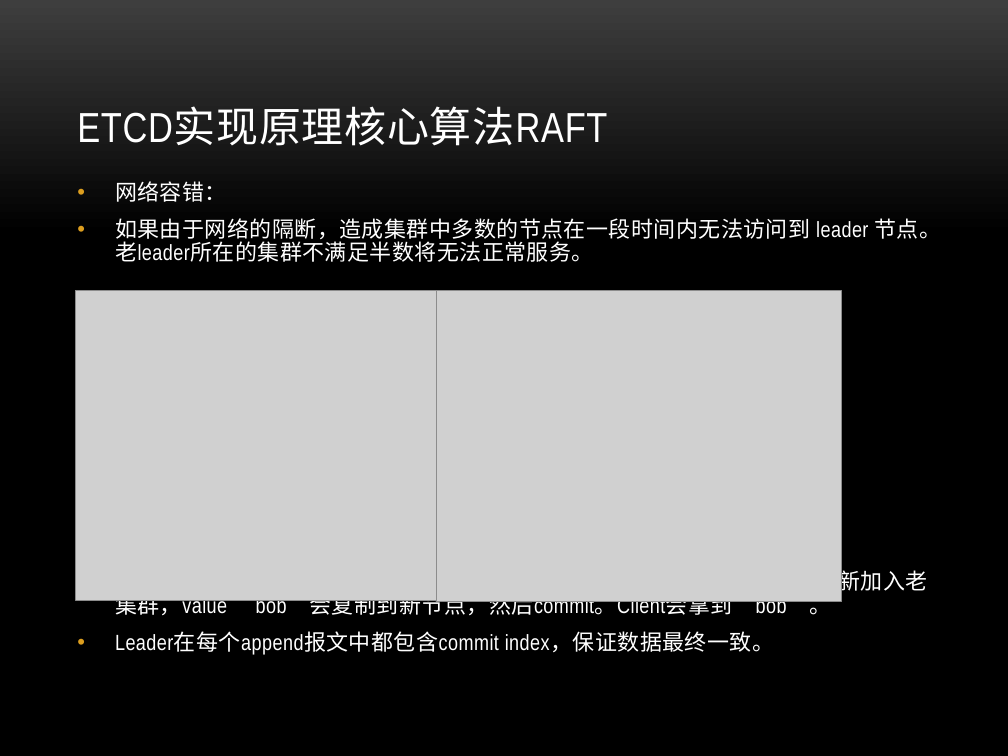
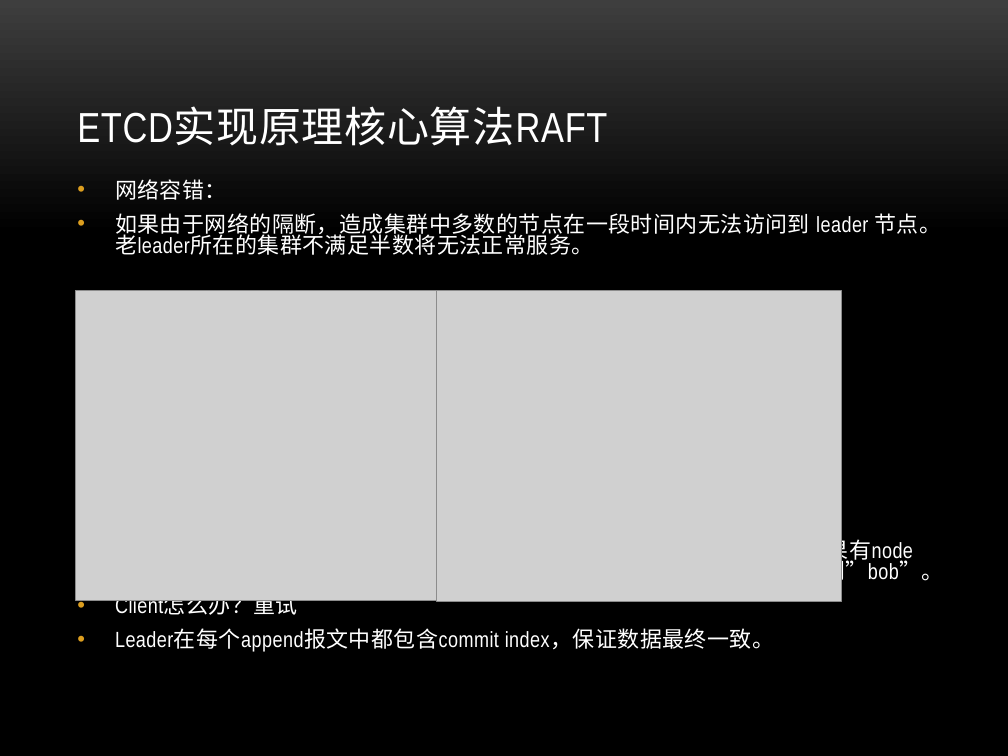
Before and after one commit to danielzheng/docs, a slide deck: slide 20 of etcd_slides/Etcd.pptx. Drawn at 1008x756 pixels with LibreOffice and Linux fonts; fonts in the diff are those of the drawing; grey boxes stand for pictures; background and template pictures are left out. Boxes give left, top, right and bottom in pixels: in the first picture for what was removed or moved away, otherwise in the second. Text is boxed around its words. In the diff, an @@ line names an element or a change of style, - is before the commit and + after.

```diff
--- a/etcd_slides/Etcd.pptx
+++ b/etcd_slides/Etcd.pptx
@@ text at [115,179,941,652]: line spacing 0.9 to 0.8 @@
@@ text at [115,536,943,615]: text changed @@
-• 客户端看到的行为：set “bob”返回501错误。get拿不到值。如果有node重新加入老集群，value “bob”会复制到新节点，然后commit。Client会拿到”bob”。
+• 客户端看到的行为：30s超时，set “bob”返回501错误。get拿不到值。如果有node重新加入老集群，value “bob”会复制到新节点，然后commit。Client会拿到”bob”。
+• Client怎么办？重试
```
Also in this commit, not shown: 7 other slides changed.
